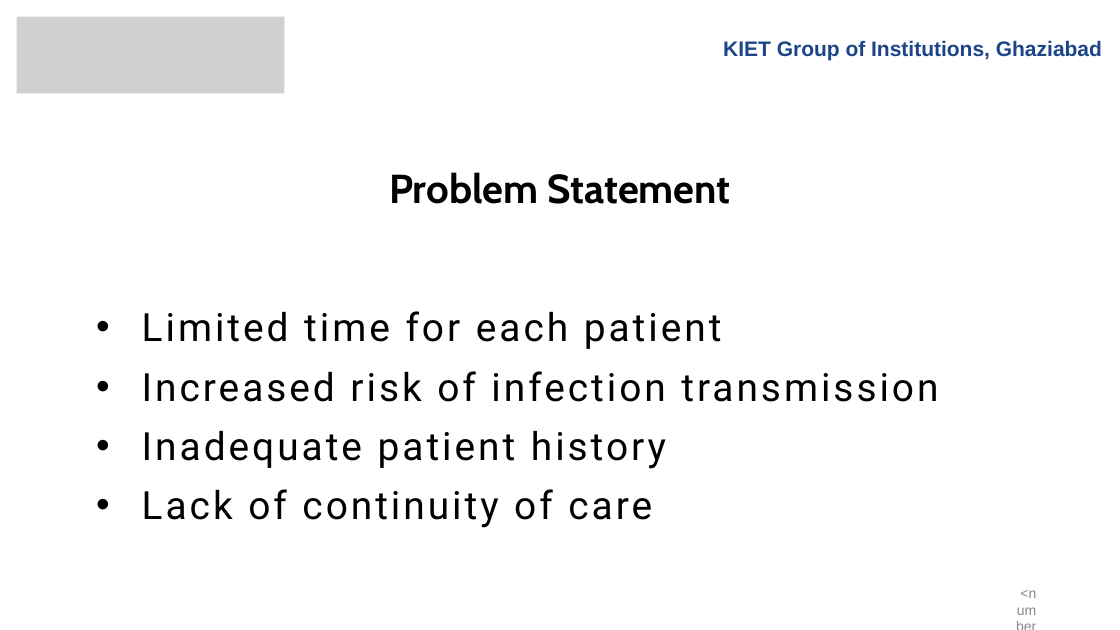
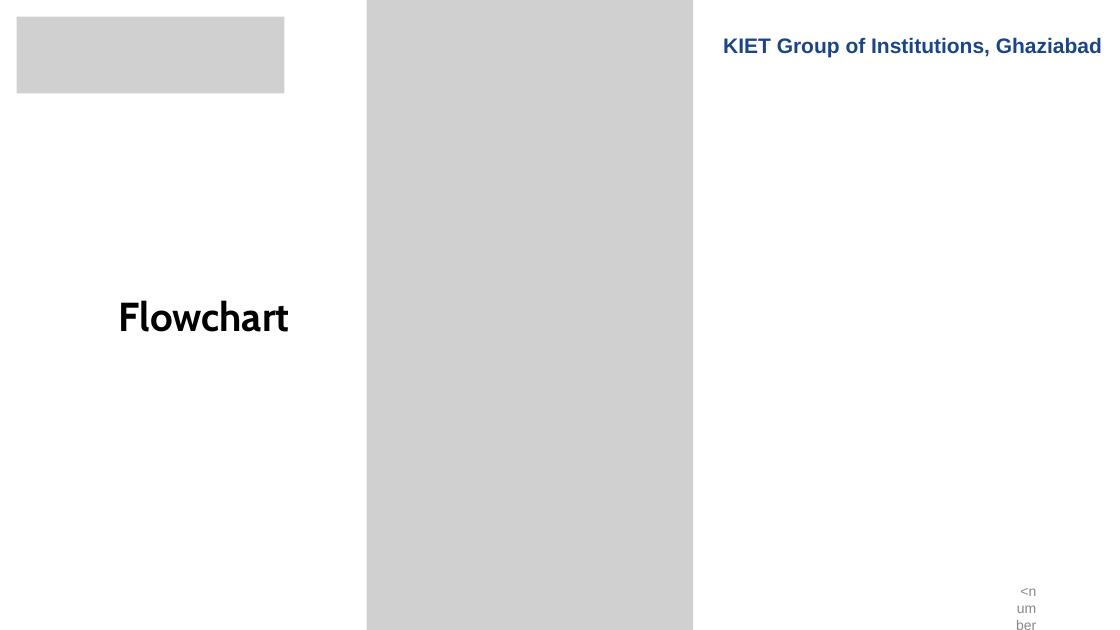
Before and after one commit to cse-kiet/PCSE25-19, a slide deck: slide 6 of Parkinson_PPT.pptx (slide 2 before the commit). Drawn at 1120x630 pixels with LibreOffice and Linux fonts; fonts in the diff are those of the drawing; grey boxes stand for pictures. Boxes give left, top, right and bottom in pixels: in the first picture for what was removed or moved away, otherwise in the second. Text is boxed around its words. In the diff, an @@ line names an element or a change of style, - is before the commit and + after.

```diff
--- a/Parkinson_PPT.pptx
+++ b/Parkinson_PPT.pptx
@@ picture added at (x1=367, y1=0, x2=693, y2=630) @@
@@ text removed at (x1=389, y1=172, x2=731, y2=204) @@
-Problem Statement
@@ text added at (x1=119, y1=300, x2=290, y2=332), 52 pt, text #000000, bold @@
+Flowchart
@@ text removed at (x1=142, y1=311, x2=722, y2=349) @@
-  • Limited time for each patient
@@ text removed at (x1=142, y1=371, x2=938, y2=402) @@
-  • Increased risk of infection transmission
@@ text removed at (x1=142, y1=430, x2=666, y2=469) @@
-  • Inadequate patient history
@@ text removed at (x1=142, y1=489, x2=652, y2=528) @@
-  • Lack of continuity of care
```
Also in this commit, not shown: 3 other slides changed, 8 slides added, 7 slides removed.
